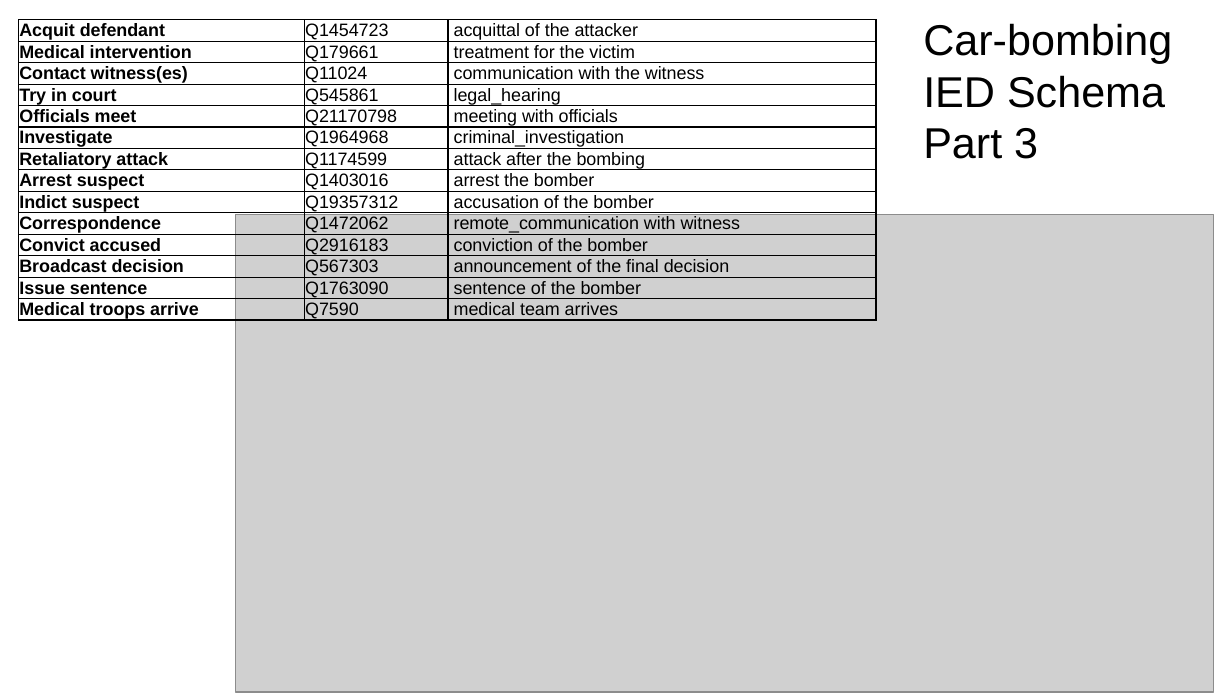
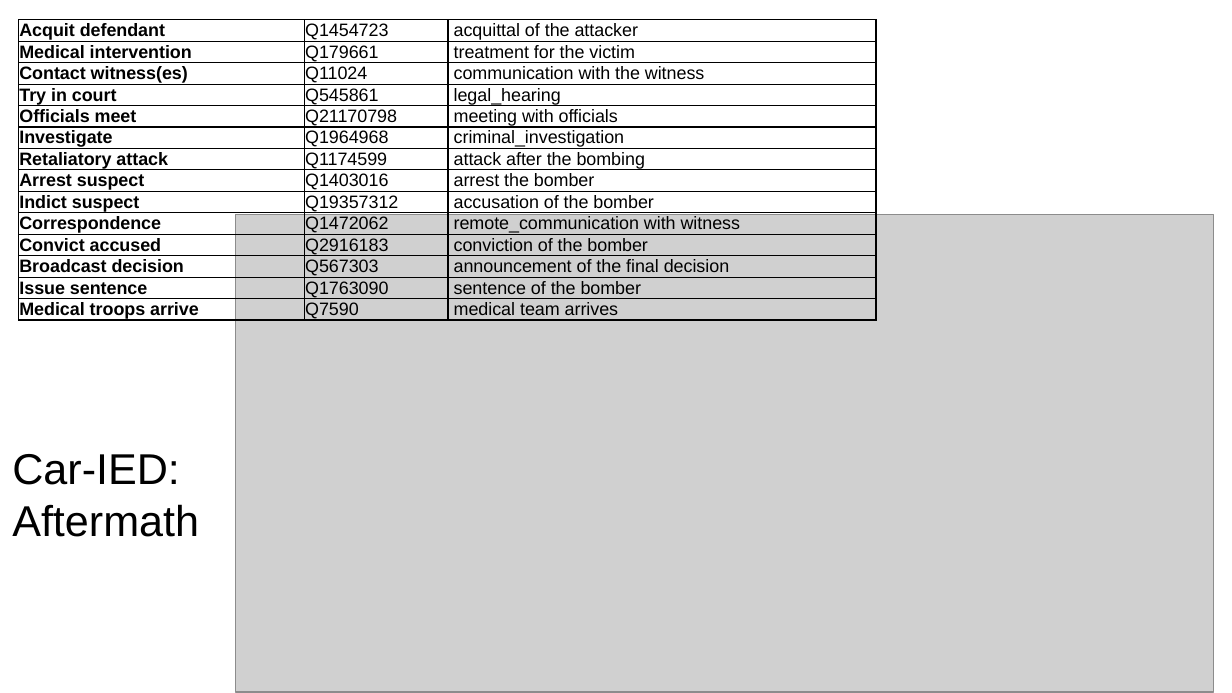
Before and after one commit to RESIN-KAIROS/schemalib, a slide deck: slide 12 of hrf/ied.pptx (slide 11 before the commit). Drawn at 1232x693 pixels with LibreOffice and Linux fonts; fonts in the diff are those of the drawing; grey boxes stand for pictures. Boxes give left, top, right and bottom in pixels: in the first picture for what was removed or moved away, otherwise in the second. Text is boxed around its words. In the diff, an @@ line names an element or a change of style, - is before the commit and + after.

```diff
--- a/hrf/ied.pptx
+++ b/hrf/ied.pptx
@@ title at [12,454,199,537]: text changed @@
-Car-bombing IED Schema Part 3
+Car-IED: Aftermath
```
Also in this commit, not shown: 3 other slides changed, 1 slide added, 1 other file.
